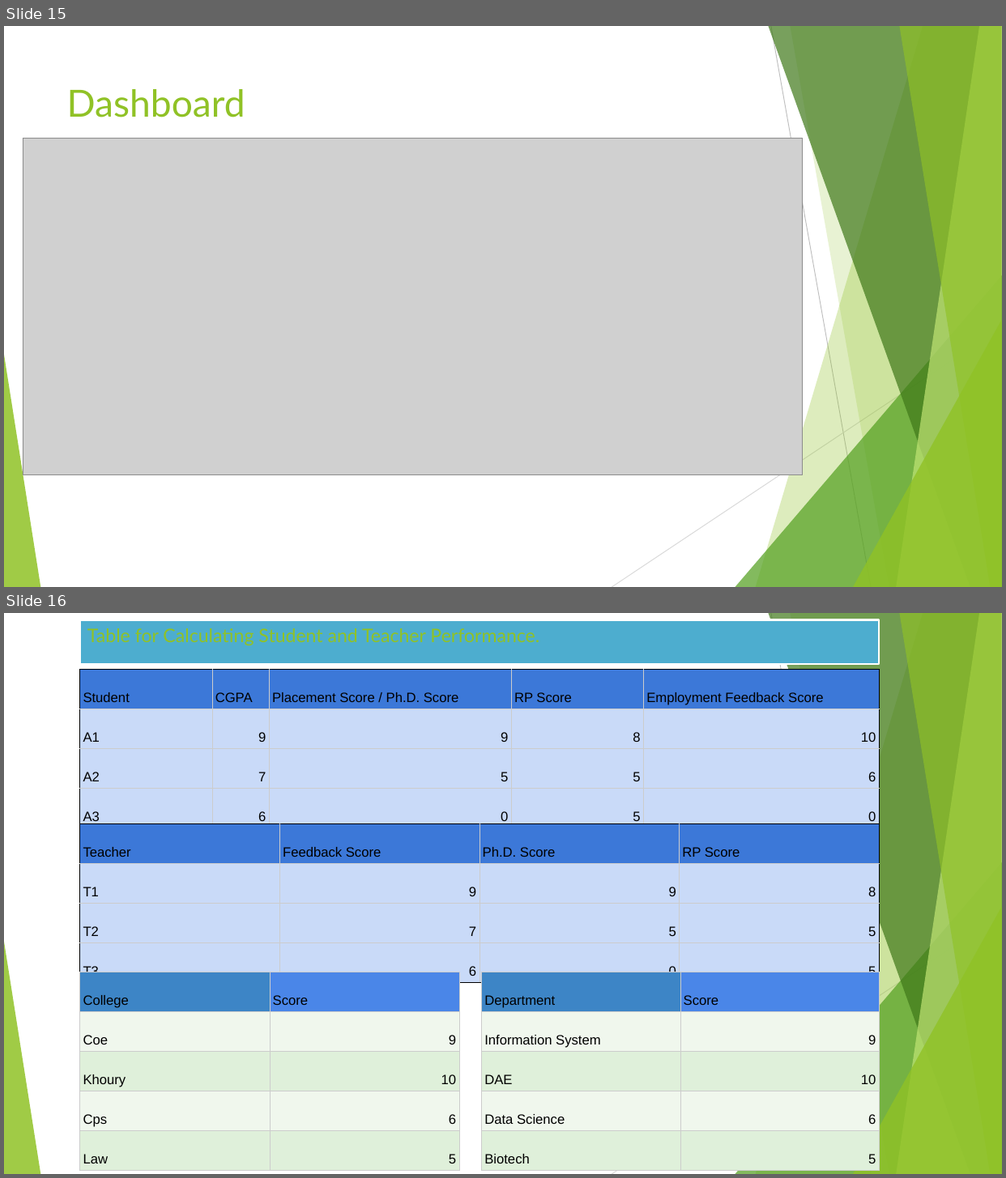
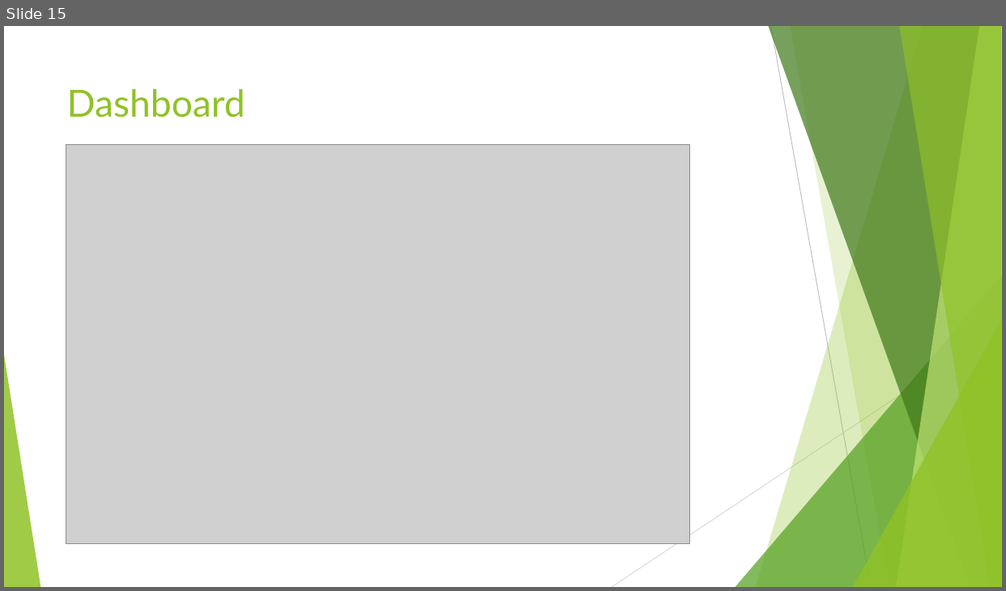
Before and after one commit to AED-Spring-2020-Runtime-Terror/AEDSpring2020-RuntimeTerrorRepo, a slide deck: Assignment_3/Assignment_3_Report.ppt. Shown one above the other, each under a label of ours: slides 15 and 16 before the commit, slide 15 after it. The pictures are 1006x1178 and 1006x591 pixels, drawn with LibreOffice and Linux fonts; fonts in the diff are those of the drawing; grey boxes stand for pictures. Boxes give left, top, right and bottom in pixels: in the first picture for what was removed or moved away, otherwise in the second. Text is boxed around its words. In the diff, an @@ line names an element or a change of style, - is before the commit and + after.

```diff
--- a/Assignment_3/Assignment_3_Report.ppt
+++ b/Assignment_3/Assignment_3_Report.ppt
@@ slide 16 removed at (x1=4, y1=613, x2=1002, y2=1174), background #FFFFFF; not listed: 10 template elements that a slide beside it also shows @@
@@ title removed at (x1=79, y1=619, x2=879, y2=664) @@
-Table for Calculating Student and Teacher Performance.
@@ table removed at (x1=79, y1=669, x2=880, y2=828), 4 rows, 5 columns @@
-Student | CGPA | Placement Score / Ph.D. Score | RP Score | Employment Feedback Score
-A1 | 9 | 9 | 8 | 10
-A2 | 7 | 5 | 5 | 6
-A3 | 6 | 0 | 5 | 0
@@ table removed at (x1=79, y1=824, x2=879, y2=979), 4 rows, 4 columns @@
-Teacher | Feedback Score | Ph.D. Score | RP Score
-T1 | 9 | 9 | 8
-T2 | 7 | 5 | 5
-T3 | 6 | 0 | 5
@@ table removed at (x1=451, y1=931, x2=586, y2=953), 1 rows, 1 columns @@
-
@@ table removed at (x1=79, y1=972, x2=459, y2=1167), 5 rows, 2 columns @@
-College | Score
-Coe | 9
-Khoury | 10
-Cps | 6
-Law | 5
@@ table removed at (x1=481, y1=972, x2=880, y2=1167), 5 rows, 2 columns @@
-Department | Score
-Information System | 9
-DAE | 10
-Data Science | 6
-Biotech | 5
@@ slide 15 changed as well @@
@@ freeform shape at (x1=790, y1=26, x2=1001, y2=587): outline redrawn @@
@@ picture resized from (x1=23, y1=139, x2=802, y2=475) to (x1=66, y1=144, x2=689, y2=543) @@
```
Also in this commit, not shown: 15 other slides changed, 1 other file.
